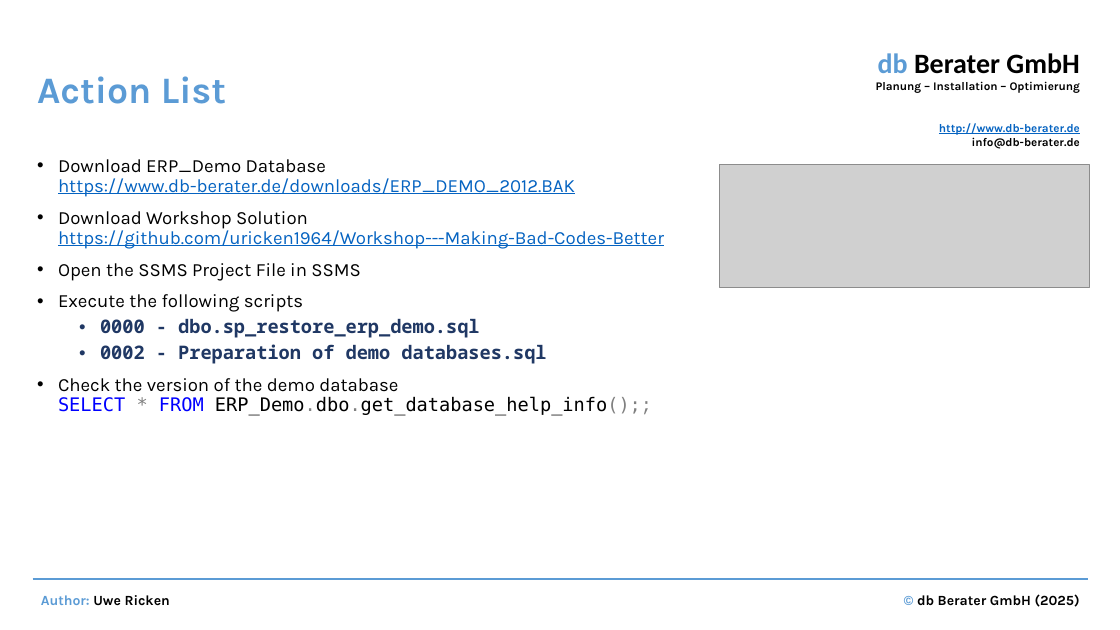
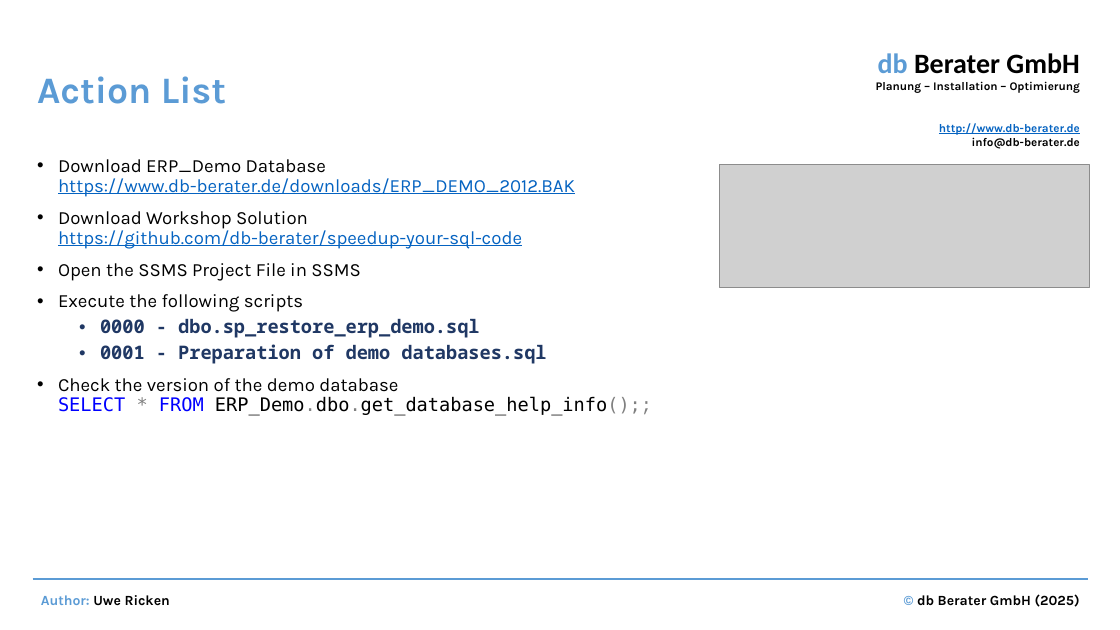
Before and after one commit to db-berater/speedup-your-sql-code, a slide deck: slide 4 of Documents and Preparation/Performance optimization by identifying and correcting bad SQL code.pptx. Drawn at 1120x630 pixels with LibreOffice and Linux fonts; fonts in the diff are those of the drawing; grey boxes stand for pictures. Boxes give left, top, right and bottom in pixels: in the first picture for what was removed or moved away, otherwise in the second. Text is boxed around its words. In the diff, an @@ line names an element or a change of style, - is before the commit and + after.

```diff
--- a/Documents and Preparation/Performance optimization by identifying and correcting bad SQL code.pptx
+++ b/Documents and Preparation/Performance optimization by identifying and correcting bad SQL code.pptx
@@ text at [58, 211, 522, 249]: text changed @@
-• Download Workshop Solution
-  https://github.com/uricken1964/Workshop---Making-Bad-Codes-Better
+• Download Workshop Solution
+  https://github.com/db-berater/speedup-your-sql-code
@@ text at [100, 344, 546, 364]: text changed @@
-  • 0002 - Preparation of demo databases.sql
+  • 0001 - Preparation of demo databases.sql
```
Also in this commit, not shown: 9 other files.
